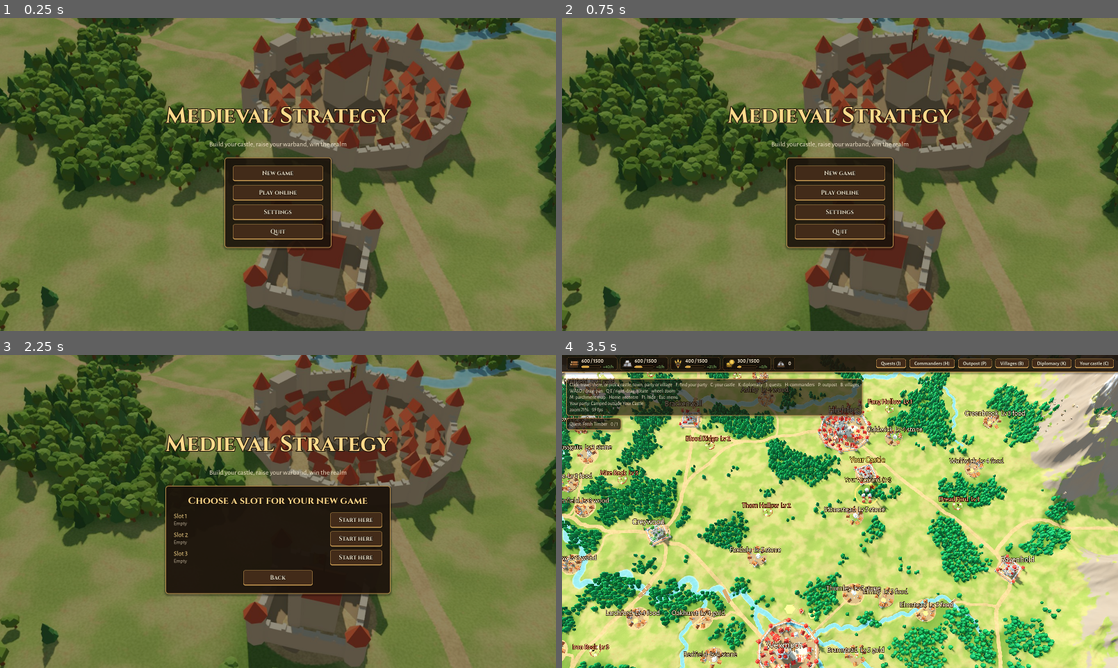
Above: before the commit, frames 1-4 (two rows, left to right).
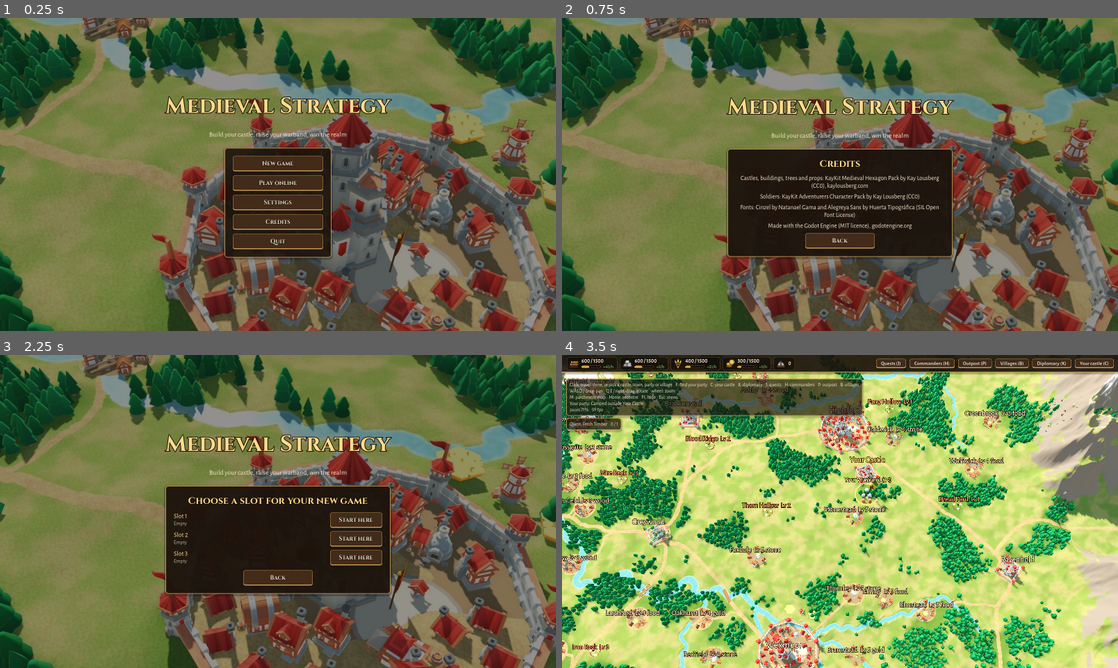
Above: after the commit, the same moments.

Repository: xMrSinnerM/MedievalStrategyGame
Game: Godot game, scene res://scenes/main.tscn
The game is run twice, just before and just after one commit, with the same random seed, the same clock (stepped at 60 frames per second) and the same inputs.
Inputs (mouse positions are in pixels of both pictures, inside the frame that each line leads up to):
- Up to frame 1 (0.25 s): no input
- Up to frame 2 (0.75 s): click (840, 221) at 0.5 s, where only the run after the commit has a clickable "Credits"
- Up to frame 3 (2.25 s): click (278, 577) at 1.25 s, where only the run after the commit has a clickable "Back"; click "New game" at 2 s
- Up to frame 4 (3.5 s): click "Start here" at 2.75 s

The runs differ from the first frame. In frame 1, 72% of the frame differs, in the area x 0-100%, y 0-100%; in frame 2, 74%; in frame 3, 61%; in frame 4, nothing differs.

Commit message:
Castle UI: building pictures, parchment build bar, credits, new menu art
- tools/bake_portraits.tscn renders every castle building from its KayKit
  model into assets/ui/buildings/<type>.png.
- The build bar shows each building's picture on a parchment card, and the
  building panel shows it beside the name.
- The main menu has a Credits screen (KayKit packs, fonts, Godot) and a new
  background rendered from the current world map.

Look only: no rules, saves or server changes.

Co-Authored-By: Claude Opus 5.5 (1M context) <noreply@anthropic.com>
Claude-Session: https://claude.ai/code/session_01WSQ57c6Tw677Egu3TJkSPQ

Diff:
--- a/scripts/ui/castle_hud.gd
+++ b/scripts/ui/castle_hud.gd
@@ -4,6 +4,8 @@
 
 const TEXT := Color(0.95, 0.9, 0.8)
 const MUTED := Color(0.78, 0.72, 0.62)
+## Pictures of each building, rendered from its model by tools/bake_portraits.tscn.
+const PICTURES := "res://assets/ui/buildings/%s.png"
 
 var view: Node3D   ## the castle view this HUD belongs to; set by the view
 
@@ -21,6 +23,7 @@
 var _side_scroll: ScrollContainer
 var _side_box: VBoxContainer
 var _side_title: Label
+var _side_picture: TextureRect
 var _side_level: Label
 var _side_text: RichTextLabel
 var _upgrade_button: Button
@@ -171,8 +174,7 @@
 	for type: String in Economy.rules.types:
 		if Economy.rules.is_perimeter(type) or type == "keep":
 			continue
-		var b := _button("")
-		b.custom_minimum_size = Vector2(138, 64)
+		var b := _build_button(type)
 		b.pressed.connect(func() -> void: view.start_placing(type))
 		row.add_child(b)
 		_build_buttons[type] = b
@@ -199,7 +201,13 @@
 	_side_scroll.add_child(box)
 	_side_box = box
 	var head := HBoxContainer.new()
+	head.add_theme_constant_override("separation", 10)
 	box.add_child(head)
+	_side_picture = TextureRect.new()
+	_side_picture.custom_minimum_size = Vector2(88, 88)
+	_side_picture.expand_mode = TextureRect.EXPAND_IGNORE_SIZE
+	_side_picture.stretch_mode = TextureRect.STRETCH_KEEP_ASPECT_CENTERED
+	head.add_child(_side_picture)
 	_side_title = _label("", 20, Color(1.0, 0.9, 0.65))
 	_side_title.size_flags_horizontal = Control.SIZE_EXPAND_FILL
 	head.add_child(_side_title)
@@ -349,6 +357,7 @@
 	var type: String = b.type
 	var building: bool = b.target > 0
 	_side_title.text = rules.display_name(type)
+	_side_picture.texture = _picture(type)
 	var max_level := int(rules.types[type].get("max_level", 10))
 	_side_level.text = "Level %d of %d" % [b.level, max_level] if not building else ""
 	_progress.visible = building
@@ -476,5 +485,31 @@
 	return b
 
 
+func _build_button(type: String) -> Button:
+	## A parchment card with the building's picture beside its name and cost.
+	var b := _button("")
+	b.custom_minimum_size = Vector2(160, 74)
+	b.icon = _picture(type)
+	b.expand_icon = true
+	b.add_theme_constant_override("icon_max_width", 54)
+	b.add_theme_constant_override("h_separation", 4)
+	b.add_theme_font_size_override("font_size", 14)
+	b.add_theme_stylebox_override("normal", GameTheme.parchment_box(GameTheme.PARCHMENT, GameTheme.BRONZE_DARK))
+	b.add_theme_stylebox_override("hover", GameTheme.parchment_box(GameTheme.PARCHMENT.lightened(0.35), GameTheme.BRONZE))
+	b.add_theme_stylebox_override("pressed", GameTheme.parchment_box(GameTheme.PARCHMENT.darkened(0.08), GameTheme.BRONZE, true))
+	b.add_theme_stylebox_override("disabled", GameTheme.parchment_box(GameTheme.PARCHMENT.darkened(0.3), GameTheme.BRONZE_DARK))
+	for state in ["font_color", "font_hover_color", "font_pressed_color", "font_focus_color"]:
+		b.add_theme_color_override(state, GameTheme.INK)
+	b.add_theme_color_override("font_disabled_color", Color(GameTheme.INK, 0.55))
+	b.add_theme_color_override("icon_disabled_color", Color(1, 1, 1, 0.55))
+	b.add_theme_constant_override("outline_size", 0)
+	return b
+
+
+func _picture(type: String) -> Texture2D:
+	var path := PICTURES % type
+	return load(path) if ResourceLoader.exists(path) else null
+
+
 func _panel_style(alpha: float, radius: int) -> StyleBoxFlat:
 	return GameTheme.panel_box(alpha, 10, radius)
--- a/scripts/ui/game_theme.gd
+++ b/scripts/ui/game_theme.gd
@@ -13,6 +13,7 @@
 const INK := Color(0.07, 0.045, 0.025)
 const TEXT := Color(0.95, 0.9, 0.8)
 const GOLD := Color(1.0, 0.86, 0.55)
+const PARCHMENT := Color(0.93, 0.86, 0.69)
 
 const TITLE_FONT := preload("res://assets/fonts/Cinzel-Bold.ttf")
 
@@ -186,6 +187,17 @@
 	return s
 
 
+static func parchment_box(bg: Color, rim: Color, pressed := false) -> StyleBoxFlat:
+	## A parchment card with a bronze rim, for the castle's build bar.
+	var s := button_box(bg, rim, pressed)
+	s.set_border_width_all(2)
+	s.border_width_bottom = 2 if pressed else 4
+	s.set_corner_radius_all(6)
+	s.content_margin_left = 6
+	s.content_margin_right = 10
+	return s
+
+
 static func panel_box(alpha := 0.92, margin := 24, radius := 8) -> StyleBoxFlat:
 	## A dark oak board with a bronze rim and a soft shadow.
 	var s := StyleBoxFlat.new()
--- a/scripts/ui/main_menu.gd
+++ b/scripts/ui/main_menu.gd
@@ -8,6 +8,12 @@
 signal online_requested(answer: Dictionary)
 
 const BACKGROUND := "res://ui/menu_background.jpg"
+const CREDITS := [
+	"Castles, buildings, trees and props: KayKit Medieval Hexagon Pack by Kay Lousberg (CC0), kaylousberg.com",
+	"Soldiers: KayKit Adventurers Character Pack by Kay Lousberg (CC0)",
+	"Fonts: Cinzel by Natanael Gama and Alegreya Sans by Huerta Tipográfica (SIL Open Font License)",
+	"Made with the Godot Engine (MIT licence), godotengine.org",
+]
 
 var _buttons: VBoxContainer
 var _continue: Button
@@ -21,6 +27,7 @@
 var _confirm_action := Callable()
 var _settings: PanelContainer
 var _online: PanelContainer
+var _credits: PanelContainer
 var _loading: Label
 
 
@@ -65,6 +72,7 @@
 		_show(_online)
 		_online.open()))
 	_buttons.add_child(MenuStyle.button("Settings", func() -> void: _show(_settings)))
+	_buttons.add_child(MenuStyle.button("Credits", func() -> void: _show(_credits)))
 	_buttons.add_child(MenuStyle.button("Quit", func() -> void: get_tree().quit()))
 	_loading = MenuStyle.label("Loading the realm...", 20, MenuStyle.GOLD)
 	_loading.horizontal_alignment = HORIZONTAL_ALIGNMENT_CENTER
@@ -117,6 +125,10 @@
 	_online.closed.connect(func() -> void: _show(null))
 	_online.started.connect(_start_online)
 	column.add_child(_online)
+
+	_credits = _build_credits()
+	_credits.visible = false
+	column.add_child(_credits)
 	refresh()
 
 
@@ -137,6 +149,7 @@
 	_slots.visible = sub_panel == _slots
 	_settings.visible = sub_panel == _settings
 	_online.visible = sub_panel == _online
+	_credits.visible = sub_panel == _credits
 
 
 func _show_slots(for_new_game: bool) -> void:
@@ -206,3 +219,22 @@
 	await get_tree().process_frame
 	await get_tree().process_frame
 	online_requested.emit(answer)
+
+
+func _build_credits() -> PanelContainer:
+	var panel := PanelContainer.new()
+	panel.add_theme_stylebox_override("panel", MenuStyle.panel())
+	panel.custom_minimum_size = Vector2(620, 0)
+	var box := VBoxContainer.new()
+	box.add_theme_constant_override("separation", 12)
+	panel.add_child(box)
+	box.add_child(MenuStyle.title("Credits", 28))
+	for line in CREDITS:
+		var label := MenuStyle.label(line, 18, MenuStyle.TEXT)
+		label.horizontal_alignment = HORIZONTAL_ALIGNMENT_CENTER
+		label.autowrap_mode = TextServer.AUTOWRAP_WORD_SMART
+		box.add_child(label)
+	var back := MenuStyle.button("Back", func() -> void: _show(null), 200.0)
+	back.size_flags_horizontal = Control.SIZE_SHRINK_CENTER
+	box.add_child(back)
+	return panel
--- /dev/null
+++ b/tools/bake_portraits.gd
@@ -0,0 +1,83 @@
+extends Node
+## Renders a small picture of every castle building from its KayKit model
+## (CastleModels) for the build bar and the building panel, saved as
+## assets/ui/buildings/<type>.png with a transparent background.
+## Run after changing the castle models:
+##   godot --path . res://tools/bake_portraits.tscn
+## (a scene rather than --script so the autoloads are there; not --headless,
+## it needs a renderer, so run it with a window or xvfb-run).
+
+const OUT := "res://assets/ui/buildings/"
+const SIZE := 160
+const LEVEL := 3
+const YAW := 0.65
+const PITCH := -0.6
+
+var _viewport: SubViewport
+var _camera: Camera3D
+var _model: MeshInstance3D
+
+
+func _ready() -> void:
+	DirAccess.make_dir_recursive_absolute(ProjectSettings.globalize_path(OUT))
+	_viewport = SubViewport.new()
+	_viewport.size = Vector2i(SIZE, SIZE)
+	_viewport.transparent_bg = true
+	_viewport.own_world_3d = true
+	_viewport.msaa_3d = Viewport.MSAA_4X
+	_viewport.render_target_update_mode = SubViewport.UPDATE_ALWAYS
+	add_child(_viewport)
+	var env := Environment.new()
+	env.background_mode = Environment.BG_CLEAR_COLOR
+	env.ambient_light_source = Environment.AMBIENT_SOURCE_COLOR
+	env.ambient_light_color = Color(0.75, 0.78, 0.85)
+	env.ambient_light_energy = 0.7
+	env.tonemap_mode = Environment.TONE_MAPPER_FILMIC
+	var world_env := WorldEnvironment.new()
+	world_env.environment = env
+	_viewport.add_child(world_env)
+	var sun := DirectionalLight3D.new()
+	sun.light_color = Color(1.0, 0.94, 0.84)
+	sun.light_energy = 1.3
+	sun.rotation = Vector3(-0.9, 0.3, 0)
+	_viewport.add_child(sun)
+	_camera = Camera3D.new()
+	_camera.fov = 28.0
+	_viewport.add_child(_camera)
+	_model = MeshInstance3D.new()
+	_viewport.add_child(_model)
+
+	var rules := BuildingRules.load_default()
+	for type: String in rules.types:
+		var mesh: ArrayMesh
+		if type == "wall":
+			mesh = _wall()
+		else:
+			mesh = CastleModels.build(type, LEVEL, rules.size(type), false, KitModels.PLAYER_COLOR)
+		await _shoot(mesh, type)
+	get_tree().quit()
+
+
+func _wall() -> ArrayMesh:
+	## A stretch of wall between two towers.
+	var kit := KitModels.new()
+	for x in [-1.0, 1.0]:
+		kit.add("wall_straight", Transform3D(Basis.from_scale(Vector3(1, 1.4, 1.4)), Vector3(x, 0, 0)))
+	for x in [-2.2, 2.2]:
+		kit.add("building_tower_A_blue", Transform3D(Basis.from_scale(Vector3.ONE * 1.2), Vector3(x, 0, 0)))
+	return kit.commit(KitModels.PLAYER_COLOR)
+
+
+func _shoot(mesh: ArrayMesh, type: String) -> void:
+	_model.mesh = mesh
+	var box := mesh.get_aabb()
+	var centre := box.get_center()
+	var radius := box.size.length() * 0.5
+	var dir := Vector3(sin(YAW) * cos(PITCH), -sin(PITCH), cos(YAW) * cos(PITCH))
+	var dist := radius / sin(deg_to_rad(_camera.fov * 0.5)) * 0.8
+	_camera.look_at_from_position(centre + dir * dist, centre)
+	for k in 3:
+		await RenderingServer.frame_post_draw
+	var image := _viewport.get_texture().get_image()
+	image.save_png(ProjectSettings.globalize_path(OUT + type + ".png"))
+	print("saved ", type)
--- /dev/null
+++ b/tools/bake_portraits.tscn
@@ -0,0 +1,6 @@
+[gd_scene load_steps=2 format=3]
+
+[ext_resource type="Script" path="res://tools/bake_portraits.gd" id="1"]
+
+[node name="BakePortraits" type="Node"]
+script = ExtResource("1")
Binary file added: assets/ui/buildings/barracks.png
Not shown, added: assets/ui/buildings/barracks.png.import
Binary file added: assets/ui/buildings/farm.png
Not shown, added: assets/ui/buildings/farm.png.import
Binary file added: assets/ui/buildings/house.png
Not shown, added: assets/ui/buildings/house.png.import
Binary file added: assets/ui/buildings/keep.png
Not shown, added: assets/ui/buildings/keep.png.import
Binary file added: assets/ui/buildings/quarry.png
Not shown, added: assets/ui/buildings/quarry.png.import
Binary file added: assets/ui/buildings/storehouse.png
Not shown, added: assets/ui/buildings/storehouse.png.import
(and 9 more such lines)
